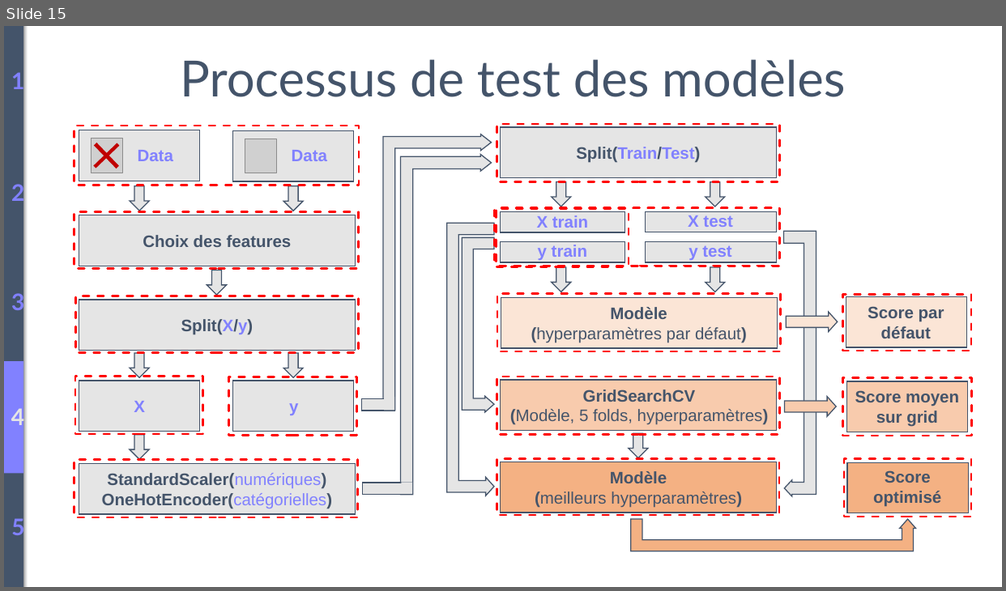
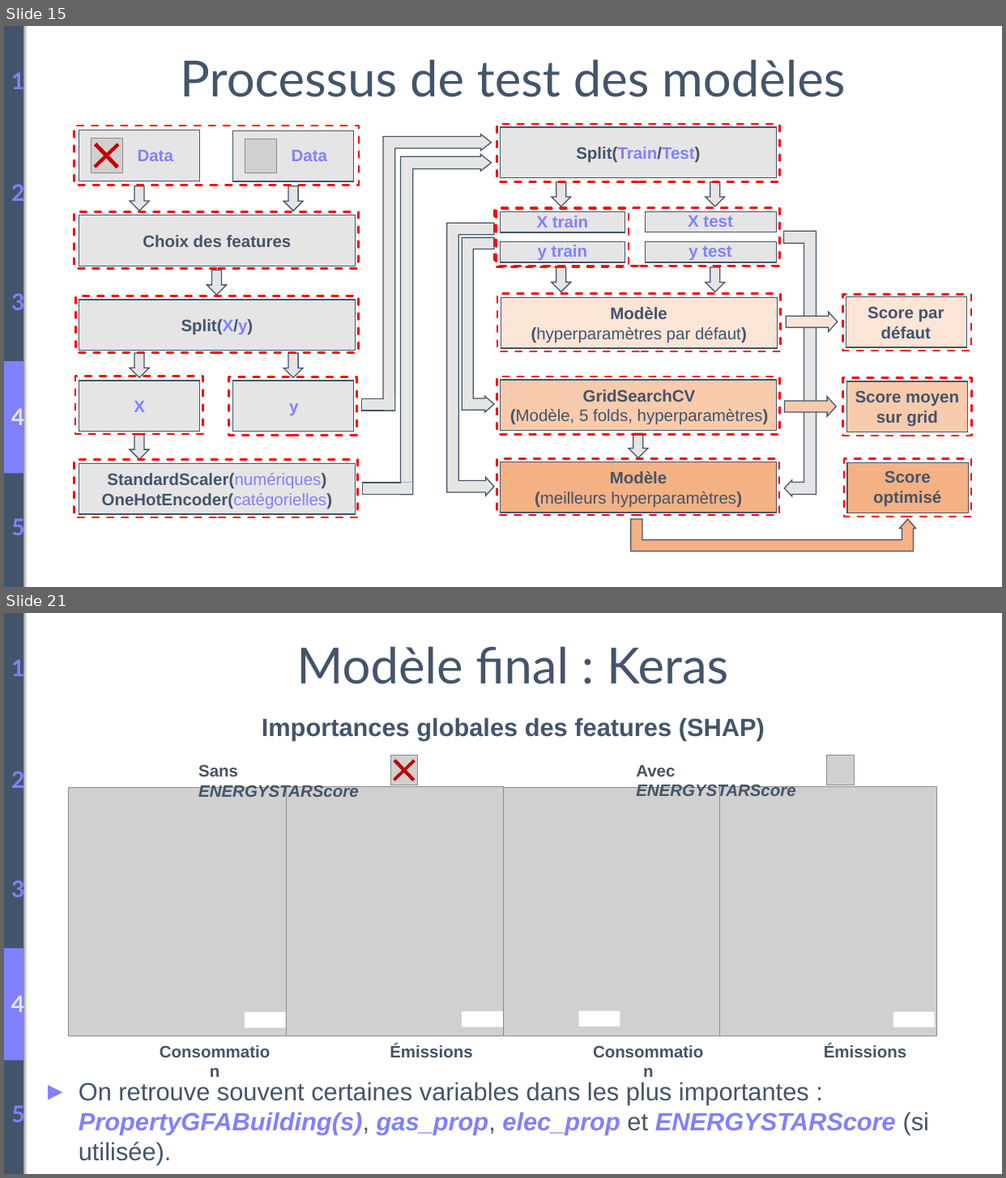
Before and after one commit to BiGHeaDMaX/Predire-Consommation-et-Emissions-de-Batiments, a slide deck: Présentation.pptx. Shown one above the other, each under a label of ours: slide 15 before the commit, slides 15 and 21 after it; the slides between them are not shown. The pictures are 1006x591 and 1006x1178 pixels, drawn with LibreOffice and Linux fonts; fonts in the diff are those of the drawing; grey boxes stand for pictures. Boxes give left, top, right and bottom in pixels: in the first picture for what was removed or moved away, otherwise in the second. Text is boxed around its words. In the diff, an @@ line names an element or a change of style, - is before the commit and + after.

```diff
--- a/Présentation.pptx
+++ b/Présentation.pptx
@@ slide 21 added at (x1=4, y1=613, x2=1002, y2=1174), background #FFFFFF @@
@@ rectangle added at (x1=4, y1=613, x2=23, y2=1174), fill #44546A @@
@@ text added at (x1=11, y1=657, x2=24, y2=681), 22 pt, text #8181FF, bold @@
+1
@@ text added at (x1=296, y1=646, x2=728, y2=684), 48 pt, text #44546A @@
+Modèle final : Keras
@@ text added at (x1=262, y1=717, x2=765, y2=740), 24 pt, text #44546A, bold @@
+Importances globales des features (SHAP)
@@ text added at (x1=11, y1=769, x2=24, y2=793), 22 pt, text #8181FF, bold @@
+2
@@ text added at (x1=11, y1=878, x2=24, y2=902), 22 pt, text #8181FF, bold @@
+3
@@ rectangle added at (x1=4, y1=948, x2=23, y2=1060), fill #8181FF @@
@@ text added at (x1=11, y1=992, x2=24, y2=1016), 22 pt, text #E5E5E5, bold @@
+4
@@ group added at (x1=69, y1=751, x2=938, y2=1065): 6 pictures, 6 texts, 4 rectangles, 1 plus @@
+Sans ENERGYSTARScore
+Avec ENERGYSTARScore
+Consommation
+Consommation
+Émissions
+Émissions
@@ text added at (x1=79, y1=1082, x2=930, y2=1135), 24 pt, text #44546A @@
+► On retrouve souvent certaines variables dans les plus importantes : PropertyGFABuilding(s), gas_prop, elec_prop et ENERGYSTARScore (si utilisée).
@@ text added at (x1=11, y1=1102, x2=24, y2=1127), 22 pt, text #8181FF, bold @@
+5
```
Also in this commit, not shown: 4 slides changed, 2 other slides added.
